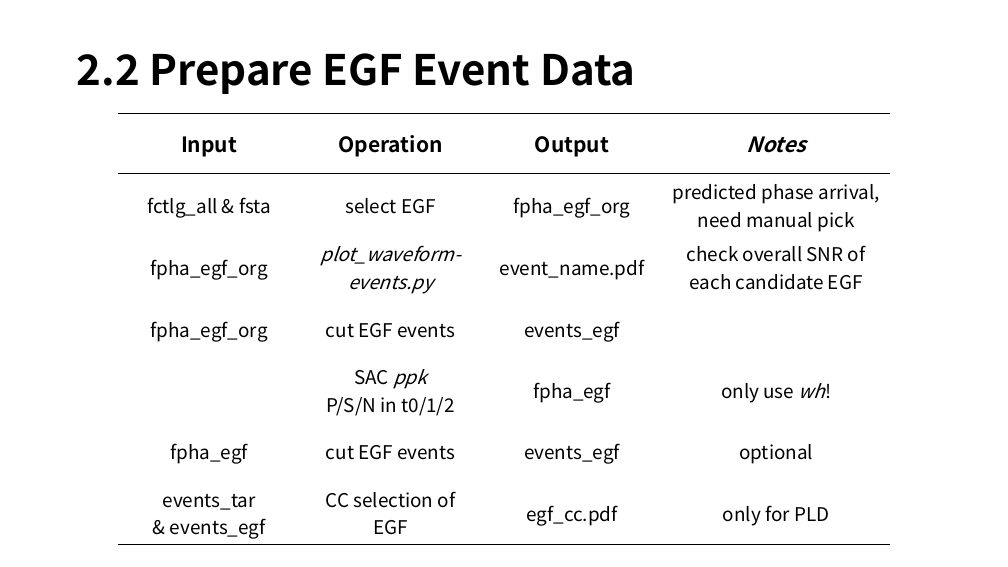
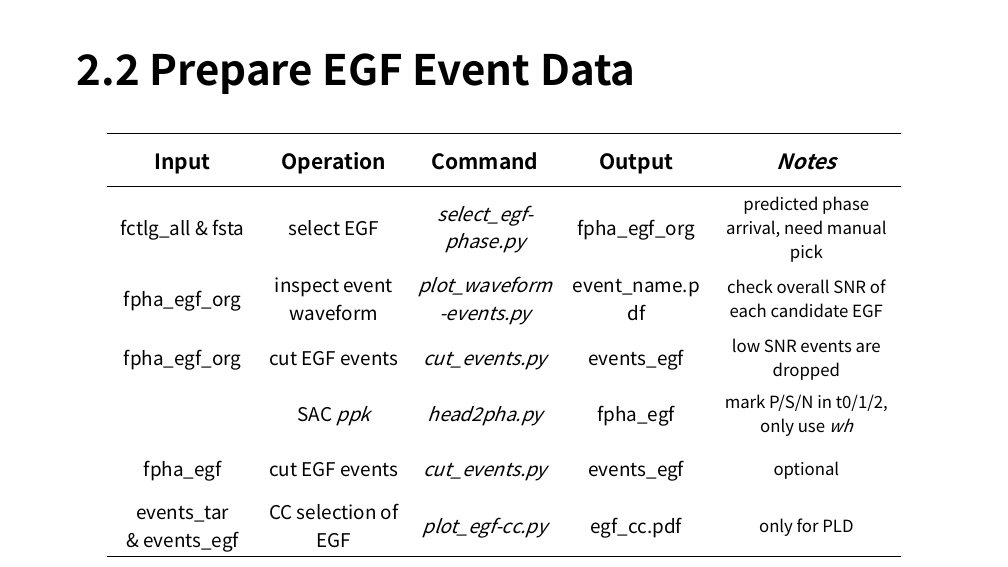
Before and after one commit to YijianZhou/Manual-Analysis-Helper, a slide deck: slide 7 of doc/MAH_Workflow.pptx. Drawn at 1008x567 pixels with LibreOffice and Linux fonts; fonts in the diff are those of the drawing. Boxes give left, top, right and bottom in pixels: in the first picture for what was removed or moved away, otherwise in the second. Text is boxed around its words. In the diff, an @@ line names an element or a change of style, - is before the commit and + after.

```diff
--- a/doc/MAH_Workflow.pptx
+++ b/doc/MAH_Workflow.pptx
@@ table at <box>107,134,901,556</box> @@
-column 2: Operation | select EGF | plot_waveform-events.py | cut EGF events | SAC ppk / P/S/N in t0/1/2 | cut EGF events | CC selection of EGF
+column 2: Operation | select EGF | inspect event waveform | cut EGF events | SAC ppk | cut EGF events | CC selection of EGF
+column 3: Command | select_egf-phase.py | plot_waveform-events.py | cut_events.py | head2pha.py | cut_events.py | plot_egf-cc.py
-column 5, row 4: 
+column 5, row 4: low SNR events are dropped
-column 5, row 5: only use wh!
+column 5, row 5: mark P/S/N in t0/1/2, / only use wh
@@ table: place and size @@
-table at <box>119,113,890,543</box>
+table at <box>107,134,901,556</box>
```
Also in this commit, not shown: 2 other slides changed, 2 slides added, 5 other files.
